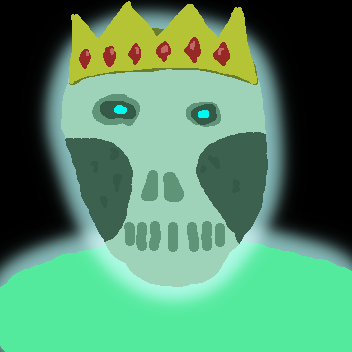
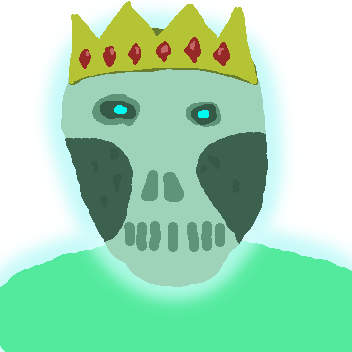
Before/after of a 352 x 352 layered artwork. What changed in the layer stack:
hid "Capa 1" over 0, 0, 352, 352
hid "Fondo" over 0, 0, 352, 352
